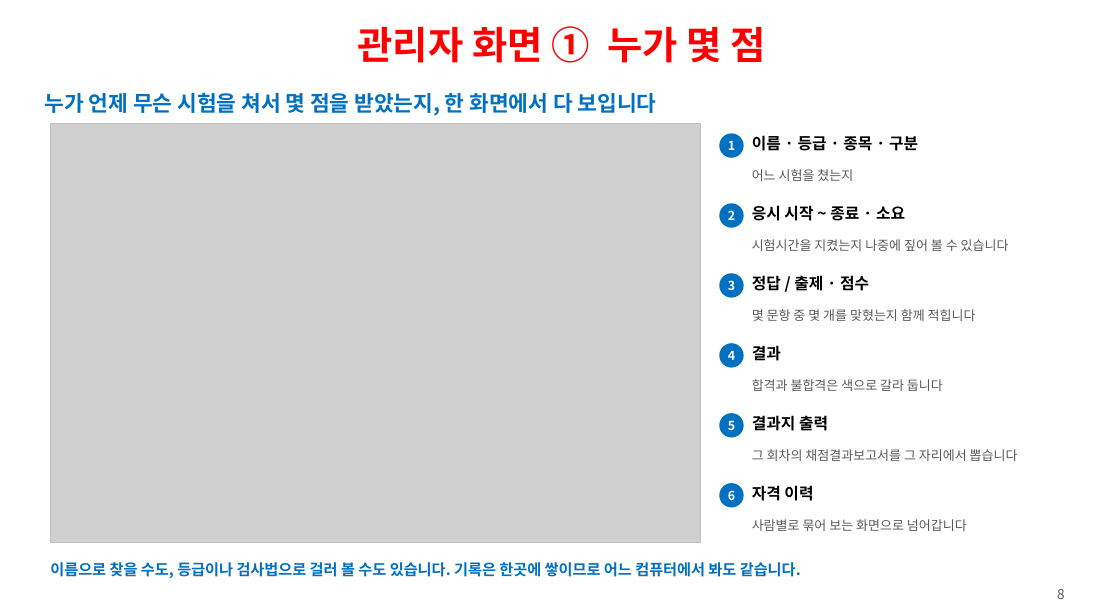
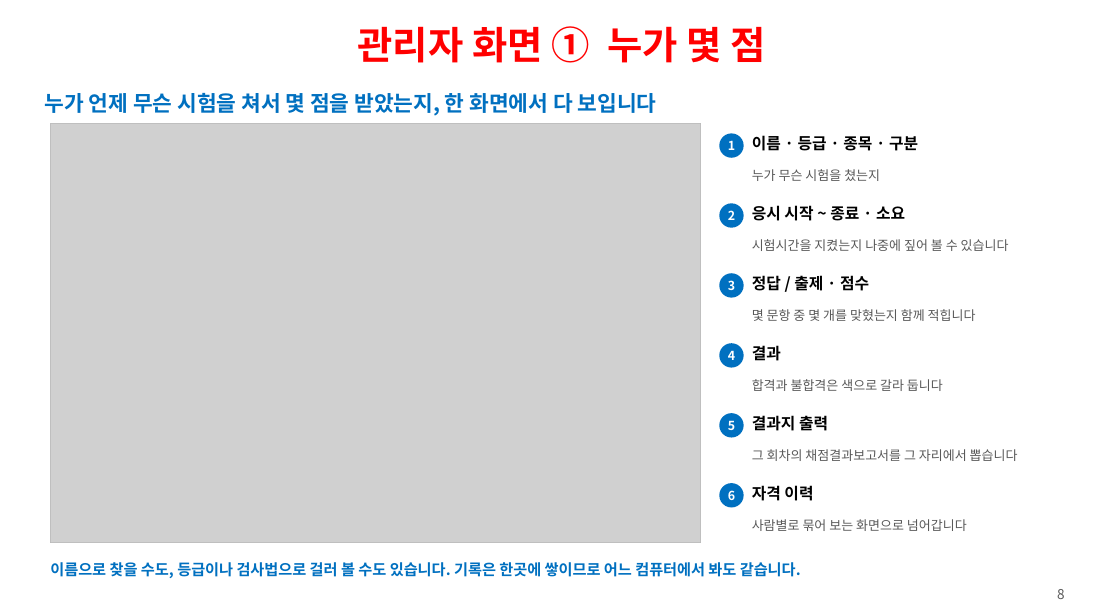
Before and after one commit to ys1277-sys/HIENDT-CBT, a slide deck: slide 8 of docs/발표자료-CBT-2026-08.pptx. Drawn at 1120x610 pixels with LibreOffice and Linux fonts; fonts in the diff are those of the drawing; grey boxes stand for pictures. Boxes give left, top, right and bottom in pixels: in the first picture for what was removed or moved away, otherwise in the second. Text is boxed around its words. In the diff, an @@ line names an element or a change of style, - is before the commit and + after.

```diff
--- a/docs/발표자료-CBT-2026-08.pptx
+++ b/docs/발표자료-CBT-2026-08.pptx
@@ text at (752, 169, 880, 181): text changed @@
-어느 시험을 쳤는지
+누가 무슨 시험을 쳤는지
```
Also in this commit, not shown: 1 other slide changed, 1 other file.
